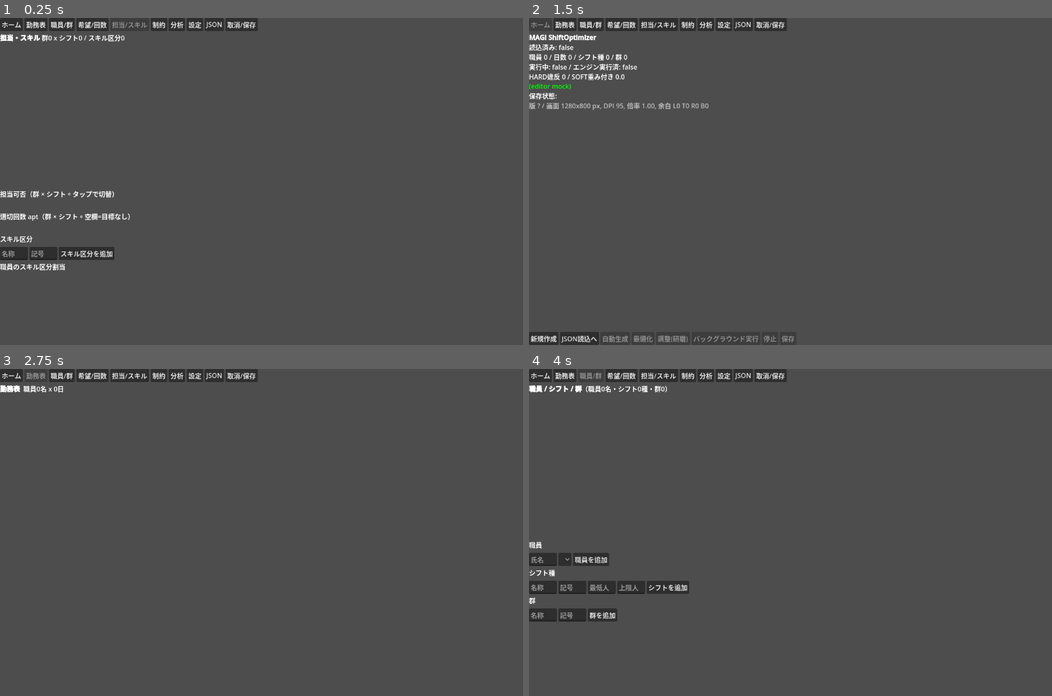
Above: before the commit, frames 1-4 (two rows, left to right).
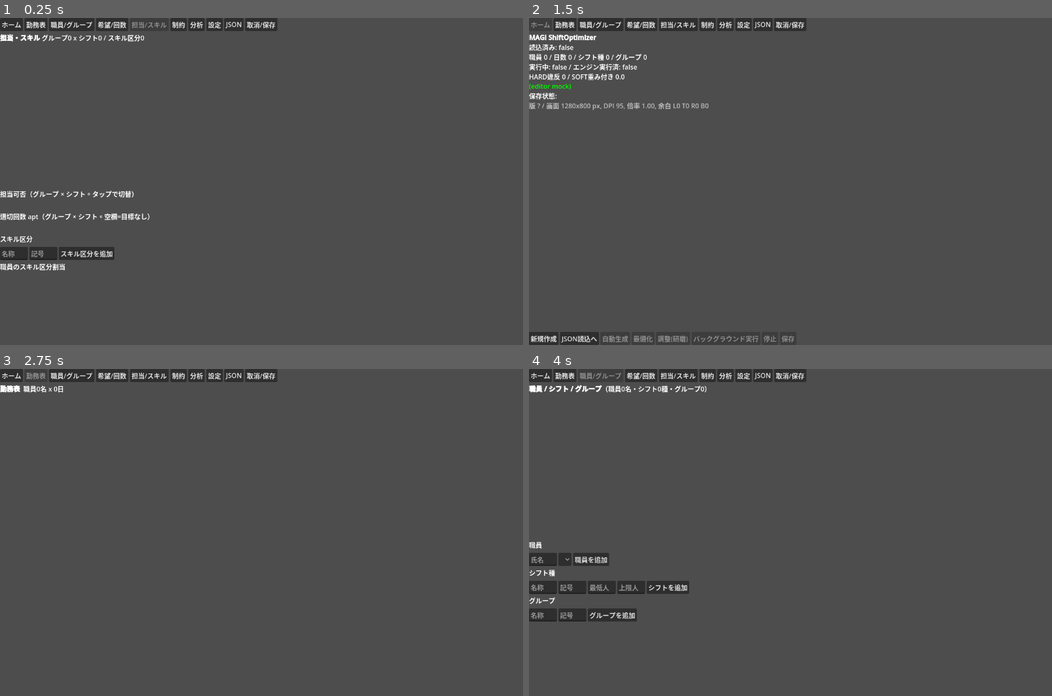
Above: after the commit, the same moments.

Repository: ichirocc/MAGI-Godot
Game: Godot game, scene res://scenes/AptSkills.tscn
Same seed, same stepped clock (60 frames per second), same inputs: the game is played once before the commit and once after it. This scene is started directly instead of the project's main scene.
Inputs (mouse positions are in pixels of both pictures, inside the frame that each line leads up to):
- Up to frame 1 (0.25 s): no input
- Up to frame 2 (1.5 s): click (544, 253) at 0.52 s; type "12" at 0.6 s; click (570, 253) at 0.75 s; type "12" at 0.83 s; click "ホーム" at 1.25 s
- Up to frame 3 (2.75 s): click "勤務表" at 2 s
- Up to frame 4 (4 s): click "ホーム" at 2.75 s; click (591, 375) at 3.5 s, where only the run before the commit has a clickable "職員/群"

The runs differ from the first frame. In frame 1, 1.3% of the frame differs, in the area x 6-53%, y 0-62%; in frame 2, 0.8%; in frame 3, 0.7%; in frame 4, 1.2%.

Commit message:
ベース 3.549.0〜3.552.1 の共有層を取り込み（3.553.0、相互互換）
- 「群」→「グループ」: BreakdownLabels / ConstraintHelp / MagiViewModelConstraints / MagiViewModelWs1 /
  VioBuckets / V6FinalPort / ConstraintHelpTest をベース e48d016 の内容に複写（3.548.0 から無変更を cmp で確認）。
  Godot 画面（nav / AptSkills / Constraints / Home / StaffGroupsShifts）の文言も同語。op 名・JSON キー・CSV タグは不変
- 内部名の除去: V6FinalPort の方式説明・busy 表示（複写に含む）。Settings.gd の方式名を利用者向け語
  （おまかせ／高速／組み替え／違反集中／違反集中＋／方式ミックス）に。dispatch する値は不変
- 相互互換の規則を CLAUDE.md / README に記載。lessons に hosttest の実例、environment の CI 節を更新
- 検証: ホストテスト 775 件成功、tools/godot-ui-check.sh。versionCode 773

Co-Authored-By: Claude Fable 5.1 <noreply@anthropic.com>
Claude-Session: https://claude.ai/code/session_01CFuPm4rhq1ZVwja79wwEpH

Diff:
--- a/godot/scripts/nav.gd
+++ b/godot/scripts/nav.gd
@@ -15,7 +15,7 @@
 }
 
 const TAB_LABELS := {
-	"home": "ホーム", "schedule": "勤務表", "staff": "職員/群",
+	"home": "ホーム", "schedule": "勤務表", "staff": "職員/グループ",
 	"wishes": "希望/回数", "skills": "担当/スキル", "constraints": "制約",
 	"analysis": "分析", "settings": "設定", "json": "JSON",
 	"undo_export": "取消/保存",
--- a/godot/scripts/screens/AptSkills.gd
+++ b/godot/scripts/screens/AptSkills.gd
@@ -24,10 +24,10 @@
 	$VBox.add_child(scroll)
 	$VBox.move_child(scroll, $VBox.get_children().find($VBox/Content) + 1)
 
-	root.add_child(_lbl("担当可否（群 × シフト。タップで切替）"))
+	root.add_child(_lbl("担当可否（グループ × シフト。タップで切替）"))
 	_canDo_box = GridContainer.new(); root.add_child(_canDo_box)
 
-	root.add_child(_lbl("適切回数 apt（群 × シフト。空欄=目標なし）"))
+	root.add_child(_lbl("適切回数 apt（グループ × シフト。空欄=目標なし）"))
 	_apt_box = GridContainer.new(); root.add_child(_apt_box)
 
 	root.add_child(_lbl("スキル区分"))
@@ -57,7 +57,7 @@
 	var skillGroups: Array = structure.get("skillGroups", [])
 	var groupShift: Array = structure.get("groupShift", [])
 	var groupShiftApt: Array = structure.get("groupShiftApt", [])
-	$VBox/Content.text = "[b]担当・スキル[/b] 群%d x シフト%d / スキル区分%d" % [groups.size(), shifts.size(), skillGroups.size()]
+	$VBox/Content.text = "[b]担当・スキル[/b] グループ%d x シフト%d / スキル区分%d" % [groups.size(), shifts.size(), skillGroups.size()]
 	if _canDo_box == null:
 		return
 
--- a/godot/scripts/screens/Constraints.gd
+++ b/godot/scripts/screens/Constraints.gd
@@ -32,15 +32,15 @@
 		_add_pattern_section(root, fam)
 	_add_family_section(root, "cons3w", "cons3w: 希望の前日に禁止（必ず守る）",
 		["希望シフト記号", "前日禁止シフト記号"], "addCons3w", ["wishKigou", "prevKigou"])
-	_add_family_section(root, "cons41", "cons41: 群のレンジ（1日の人数の下限〜上限）",
-		["群記号", "シフト記号", "下限", "上限"], "addCons41", ["groupKigou", "shiftKigou", "l", "u"])
+	_add_family_section(root, "cons41", "cons41: グループのレンジ（1日の人数の下限〜上限）",
+		["グループ記号", "シフト記号", "下限", "上限"], "addCons41", ["groupKigou", "shiftKigou", "l", "u"])
 	# 追加フォームの並びは既存行の編集フォーム（g1/s1/g2/s2）と同じにする。引数はキー名で渡すので順序は自由。
-	_add_family_section(root, "cons42", "cons42: 群ペア禁止（同じ日に不可）",
-		["群1記号", "シフト1記号", "群2記号", "シフト2記号"], "addCons42", ["g1", "s1", "g2", "s2"])
-	_add_family_section(root, "cons41s", "cons41s: スキル群のレンジ",
-		["スキル群記号", "シフト記号", "下限", "上限"], "addCons41s", ["groupKigou", "shiftKigou", "l", "u"])
-	_add_family_section(root, "cons42s", "cons42s: スキル群ペア禁止",
-		["スキル群1記号", "シフト1記号", "スキル群2記号", "シフト2記号"], "addCons42s", ["g1", "s1", "g2", "s2"])
+	_add_family_section(root, "cons42", "cons42: グループペア禁止（同じ日に不可）",
+		["グループ1記号", "シフト1記号", "グループ2記号", "シフト2記号"], "addCons42", ["g1", "s1", "g2", "s2"])
+	_add_family_section(root, "cons41s", "cons41s: スキルグループのレンジ",
+		["スキルグループ記号", "シフト記号", "下限", "上限"], "addCons41s", ["groupKigou", "shiftKigou", "l", "u"])
+	_add_family_section(root, "cons42s", "cons42s: スキルグループペア禁止",
+		["スキルグループ1記号", "シフト1記号", "スキルグループ2記号", "シフト2記号"], "addCons42s", ["g1", "s1", "g2", "s2"])
 
 	root.add_child(_lbl("その他のSOFT/HARD違反内訳（covU/covO/low/high/apt/fair/weekly/pref/groupViol。行編集は無し・評価結果のみ）"))
 	_breakdown_label = RichTextLabel.new(); _breakdown_label.fit_content = true; _breakdown_label.bbcode_enabled = true
--- a/godot/scripts/screens/Home.gd
+++ b/godot/scripts/screens/Home.gd
@@ -31,7 +31,7 @@
 	var lines := []
 	lines.append("[b]MAGI ShiftOptimizer[/b]")
 	lines.append("読込済み: %s" % loaded)
-	lines.append("職員 %d / 日数 %d / シフト種 %d / 群 %d" % [
+	lines.append("職員 %d / 日数 %d / シフト種 %d / グループ %d" % [
 		state.get("staff", 0), state.get("days", 0), state.get("shifts", 0), state.get("groups", 0)])
 	lines.append("実行中: %s / エンジン実行済: %s" % [running, state.get("engineRan", false)])
 	lines.append("HARD違反 %d / SOFT重み付き %.1f" % [state.get("bestHard", 0), state.get("weightedScore", 0.0)])
--- a/godot/scripts/screens/Settings.gd
+++ b/godot/scripts/screens/Settings.gd
@@ -3,6 +3,9 @@
 ## 実行フラグ系（setBlockSwapC3nFilter 等）は UiState に現在値が無く同期表示できないため、この画面では扱わない。
 
 const ALGOS := ["AUTO", "V5", "ALNS", "RSI", "RSI_PLUS", "PORTFOLIO"]
+# 利用者向けの方式名（ベース Compose 版 v6AlgorithmLabel と同じ語。内部名 RSI/ALNS/PORTFOLIO は画面に出さない＝3.551.0）
+const ALGO_LABELS := {"AUTO": "おまかせ", "V5": "高速", "ALNS": "組み替え", "RSI": "違反集中",
+	"RSI_PLUS": "違反集中＋", "PORTFOLIO": "方式ミックス"}
 
 var _accel: CheckBox
 var _parity: CheckBox
@@ -37,7 +40,7 @@
 	row.add_child(_lbl("方式"))
 	_algo = OptionButton.new()
 	for i in range(ALGOS.size()):
-		_algo.add_item(ALGOS[i], i)
+		_algo.add_item(ALGO_LABELS.get(ALGOS[i], ALGOS[i]), i)
 	_algo.item_selected.connect(func(idx):
 		if not _syncing:
 			run_op("setV6Algorithm", {"algorithm": ALGOS[idx]}))
@@ -61,7 +64,8 @@
 	var lines := ["[b]設定[/b]"]
 	lines.append("並列数: %d / 予算: %d秒" % [state.get("workers", 0), state.get("budgetSec", 0)])
 	lines.append("ネイティブ加速: %s / パリティ照合: %s" % [state.get("nativeAccel", false), state.get("nativeParity", false)])
-	lines.append("ソフト研磨: %s / 方式: %s" % [state.get("softPolish", false), state.get("v6Algorithm", "")])
+	var algo := str(state.get("v6Algorithm", ""))
+	lines.append("ソフト研磨: %s / 方式: %s" % [state.get("softPolish", false), ALGO_LABELS.get(algo, algo)])
 	lines.append("保存状態: %s" % state.get("saveState", ""))
 	$VBox/Content.text = "\n".join(lines)
 	if _accel == null:
--- a/godot/scripts/screens/StaffGroupsShifts.gd
+++ b/godot/scripts/screens/StaffGroupsShifts.gd
@@ -55,12 +55,12 @@
 	shift_add.add_child(shift_add_btn)
 	root.add_child(shift_add)
 
-	root.add_child(_section_label("群"))
+	root.add_child(_section_label("グループ"))
 	_group_box = VBoxContainer.new(); root.add_child(_group_box)
 	var group_add := HBoxContainer.new()
 	_group_name_new = LineEdit.new(); _group_name_new.placeholder_text = "名称"; group_add.add_child(_group_name_new)
 	_group_kigou_new = LineEdit.new(); _group_kigou_new.placeholder_text = "記号"; group_add.add_child(_group_kigou_new)
-	var group_add_btn := Button.new(); group_add_btn.text = "群を追加"
+	var group_add_btn := Button.new(); group_add_btn.text = "グループを追加"
 	group_add_btn.pressed.connect(func():
 		if run_op("ws1AddGroup", {"name": _group_name_new.text, "kigou": _group_kigou_new.text}):
 			_group_name_new.text = ""; _group_kigou_new.text = "")
@@ -76,7 +76,7 @@
 	var staff: Array = structure.get("staff", [])
 	var shifts: Array = structure.get("shifts", [])
 	var groups: Array = structure.get("groups", [])
-	$VBox/Content.text = "[b]職員 / シフト / 群[/b]（職員%d名・シフト%d種・群%d）" % [staff.size(), shifts.size(), groups.size()]
+	$VBox/Content.text = "[b]職員 / シフト / グループ[/b]（職員%d名・シフト%d種・グループ%d）" % [staff.size(), shifts.size(), groups.size()]
 	if _staff_box == null:
 		return  # build_actions未実行（初回render前）
 
Not shown, changed: CLAUDE.md
Not shown, changed: README.md
Not shown, changed: app/build.gradle.kts
Not shown, changed: app/src/main/java/com/magi/app/ui/BreakdownLabels.kt
Not shown, changed: app/src/main/java/com/magi/app/ui/ConstraintHelp.kt
Not shown, changed: app/src/main/java/com/magi/app/ui/MagiViewModelConstraints.kt
Not shown, changed: app/src/main/java/com/magi/app/ui/MagiViewModelWs1.kt
Not shown, changed: app/src/main/java/com/magi/app/ui/VioBuckets.kt
Not shown, changed: app/src/main/java/com/magi/app/v6/V6FinalPort.kt
Not shown, changed: app/src/test/java/com/magi/app/ui/ConstraintHelpTest.kt
Not shown, changed: docs/environment.md
Not shown, changed: docs/history/3.4xx.md
(and 2 more such lines)
